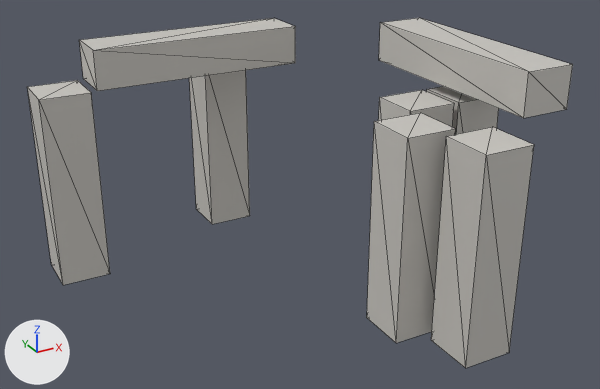
A saved change to the glTF model public/studio/v2.15.0/d_stonehenge/model.glb.
Camera for both pictures: a 50 mm camera at (-3.15, -6.08, 4.34) aimed at (0.46, 0.48, 1.06). The axes (+X, +Y, +Z) are drawn at lower left. The lights are the same throughout. The older version comes first. Mesh edges are drawn as thin lines. Where no turn or scale is listed for an object, it has been applied to the vertices.

In view in the first picture: 'part0', 'part1', 'part2', 'part3', 'part4', 'part5', 'part6', 'part7'.
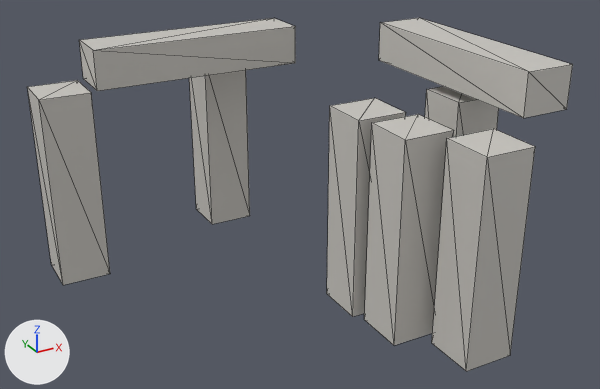
The change, as a list of edits to the scene's bpy script:
```text
Change me_geometry_3:
    used by ob_part3; location = (0.0, 0.0, 0.0)
    remove me_geometry_3.from_pydata(...)  # 8 vertices, 12 faces; spans x 1.2..1.7, y -0.25..0.25, z 0.0..2.0
    add me_geometry_3.from_pydata(...)  # 8 vertices, 12 faces; spans x 0.64..1.14, y -0.25..0.25, z 0.0..2.0
    me_geometry_3 part 1: the whole mesh is moved by (-0.55, 0.0, 0.0)
Change me_geometry_5:
    used by ob_part5; location = (0.0, 0.0, 0.0)
    remove me_geometry_5.from_pydata(...)  # 8 vertices, 12 faces; spans x 1.06..1.56, y -1.44..-0.94, z 0.0..2.0
    add me_geometry_5.from_pydata(...)  # 8 vertices, 12 faces; spans x 1.04..1.54, y -1.48..-0.98, z 0.0..2.0
    me_geometry_5 part 2: the whole mesh is moved by (-0.02, -0.04, 0.0)
```

Boxes (x1, y1, x2, y2) around the edits, measured in the pictures (600 x 389 px):
'part5', moved: before (431, 127, 534, 368); after (432, 129, 535, 371)
'part3', moved: before (379, 90, 454, 127); after (327, 98, 406, 317)
